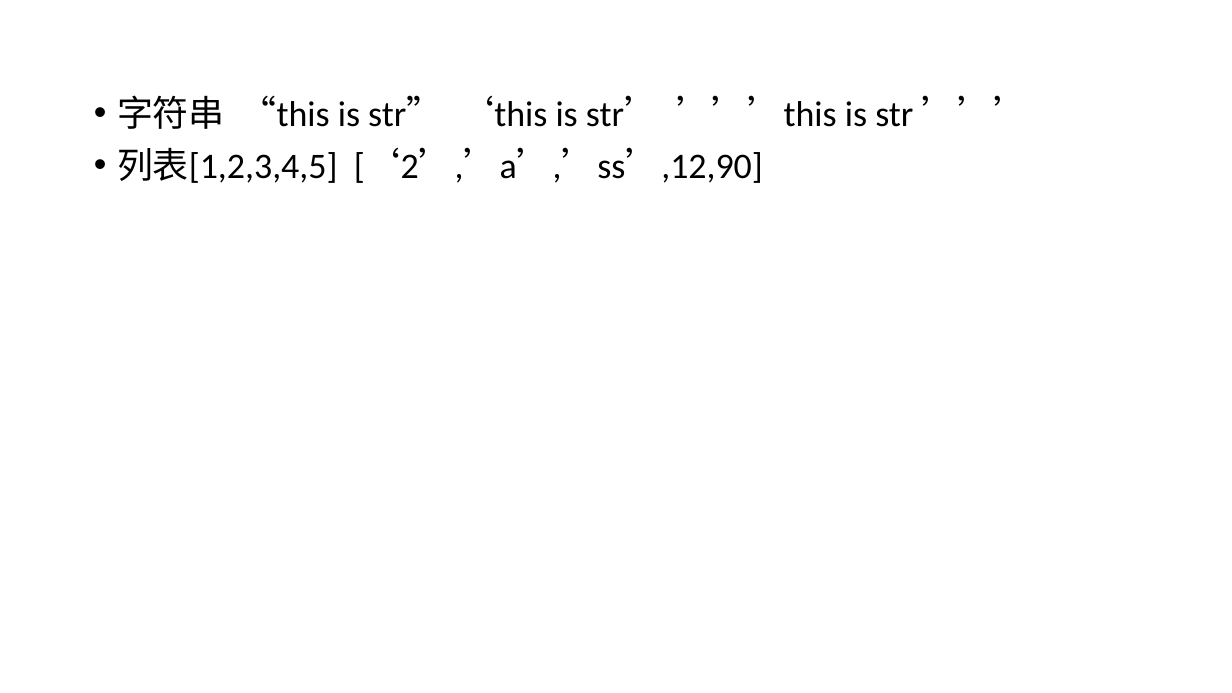
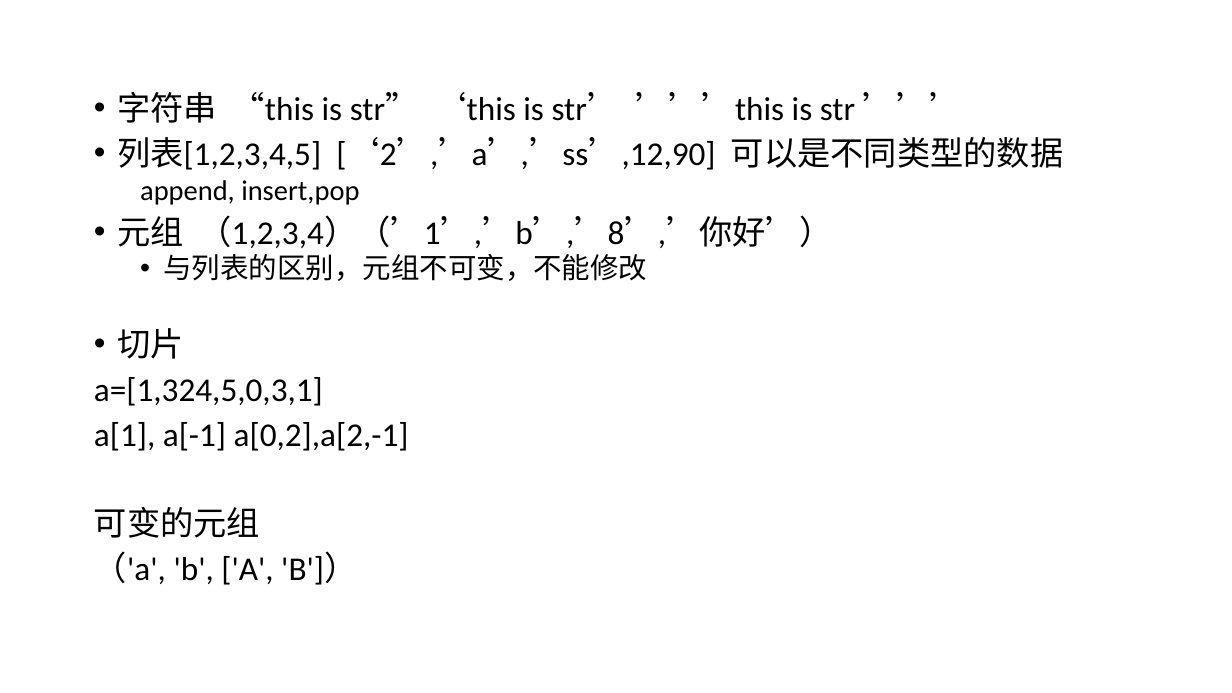
Before and after one commit to zyfjfj/pythonLearn, a slide deck: slide 6 of 基础知识.pptx. Drawn at 1232x693 pixels with LibreOffice and Linux fonts; fonts in the diff are those of the drawing. Boxes give left, top, right and bottom in pixels: in the first picture for what was removed or moved away, otherwise in the second. Text is boxed around its words. In the diff, an @@ line names an element or a change of style, - is before the commit and + after.

```diff
--- a/基础知识.pptx
+++ b/基础知识.pptx
@@ text at bbox=[117, 92, 855, 123]: size 28 to 25.9 pt in "字符串 “this is str” ‘this is str’ ..."; line spacing 0.9 to 0.8 @@
@@ text at bbox=[94, 137, 1063, 585]: text changed; size 28 to 25.9 pt @@
-• 列表[1,2,3,4,5] [‘2’,’a’,’ss’,12,90]
+• 列表[1,2,3,4,5] [‘2’,’a’,’ss’,12,90] 可以是不同类型的数据
+  append, insert,pop
+• 元组 （1,2,3,4）（’1’,’b’,’8’,’你好’）
+  • 与列表的区别，元组不可变，不能修改
+• 切片
+a=[1,324,5,0,3,1]
+a[1], a[-1] a[0,2],a[2,-1]
+可变的元组
+（'a', 'b', ['A', 'B']）
```
Also in this commit, not shown: 2 slides added.
